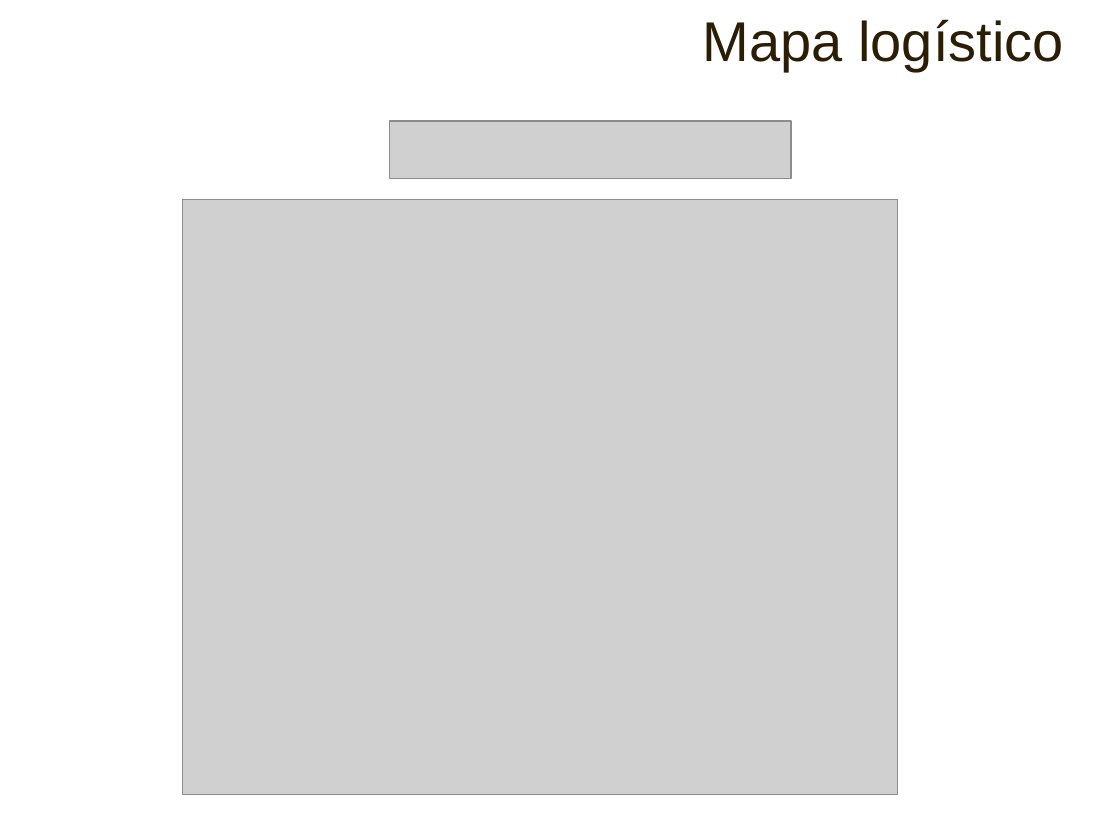
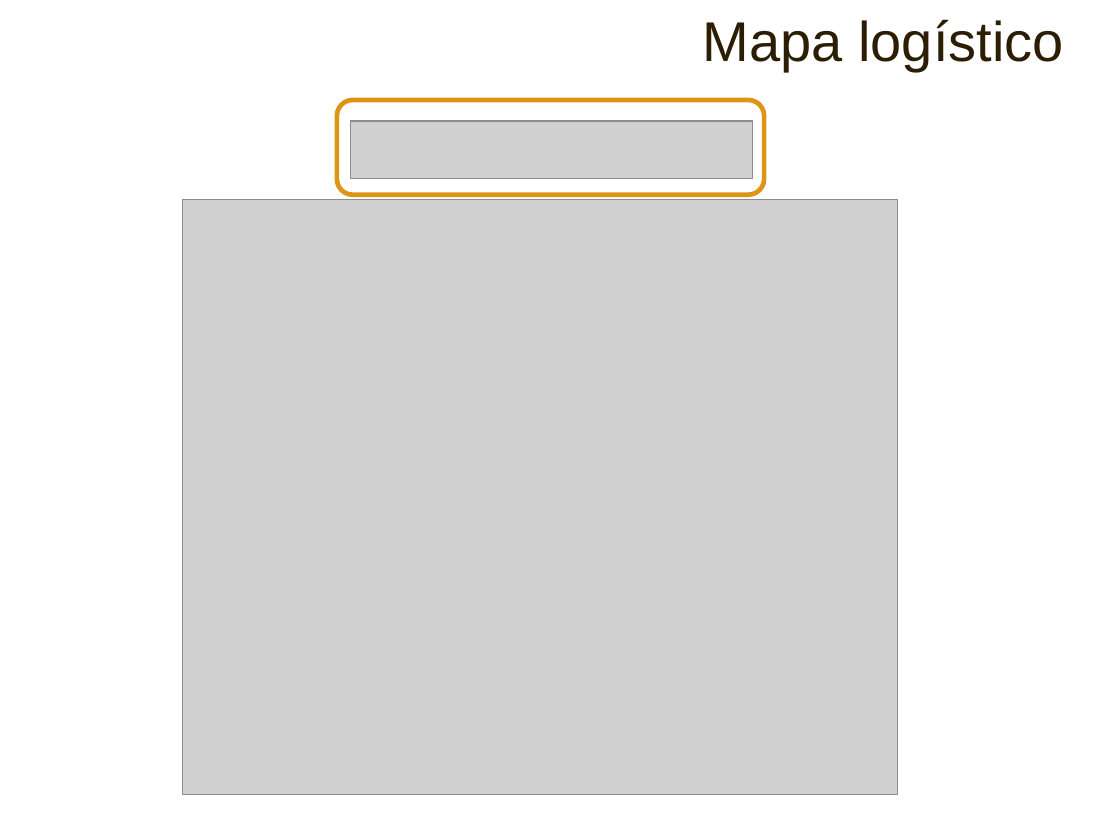
Before and after one commit to gasparalfaro/Tesis-Tesis, a slide deck: slide 24 of Presentacion/Thesis Presentation Gaspar Alfaro.pptx. Drawn at 1120x840 pixels with LibreOffice and Linux fonts; fonts in the diff are those of the drawing; grey boxes stand for pictures. Boxes give left, top, right and bottom in pixels: in the first picture for what was removed or moved away, otherwise in the second. Text is boxed around its words. In the diff, an @@ line names an element or a change of style, - is before the commit and + after.

```diff
--- a/Presentacion/Thesis Presentation Gaspar Alfaro.pptx
+++ b/Presentacion/Thesis Presentation Gaspar Alfaro.pptx
@@ rounded rectangle added at (337, 100, 764, 195), outline #DE9415 3 pt @@
@@ picture: place and size @@
-picture at (389, 121, 791, 178)
+picture at (351, 121, 753, 178)
```
Also in this commit, not shown: 26 other slides changed, 1 slide added.
